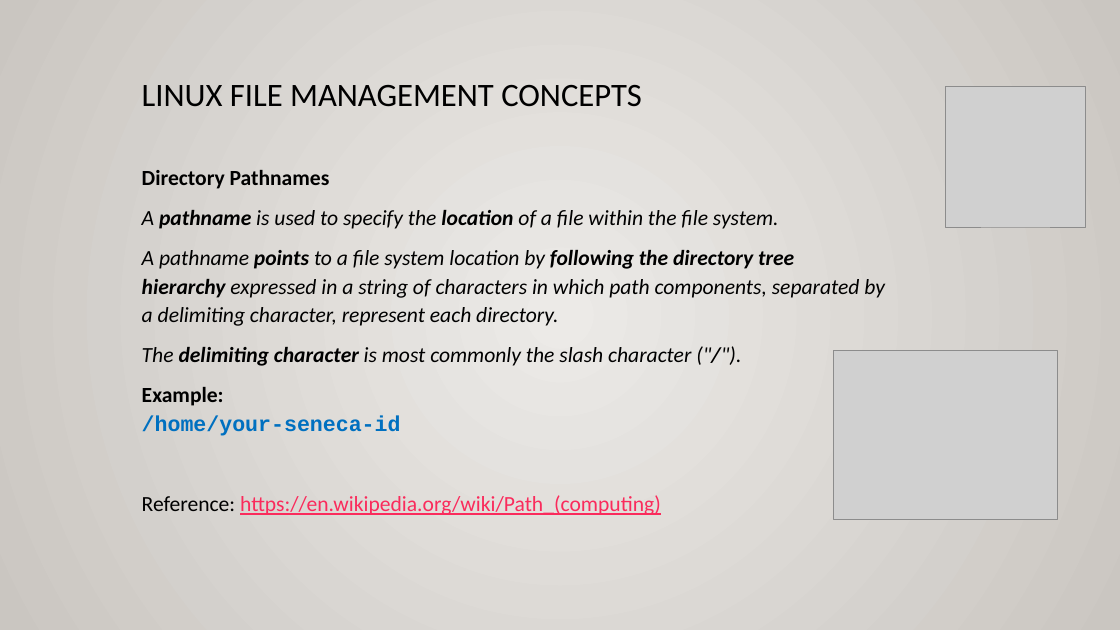
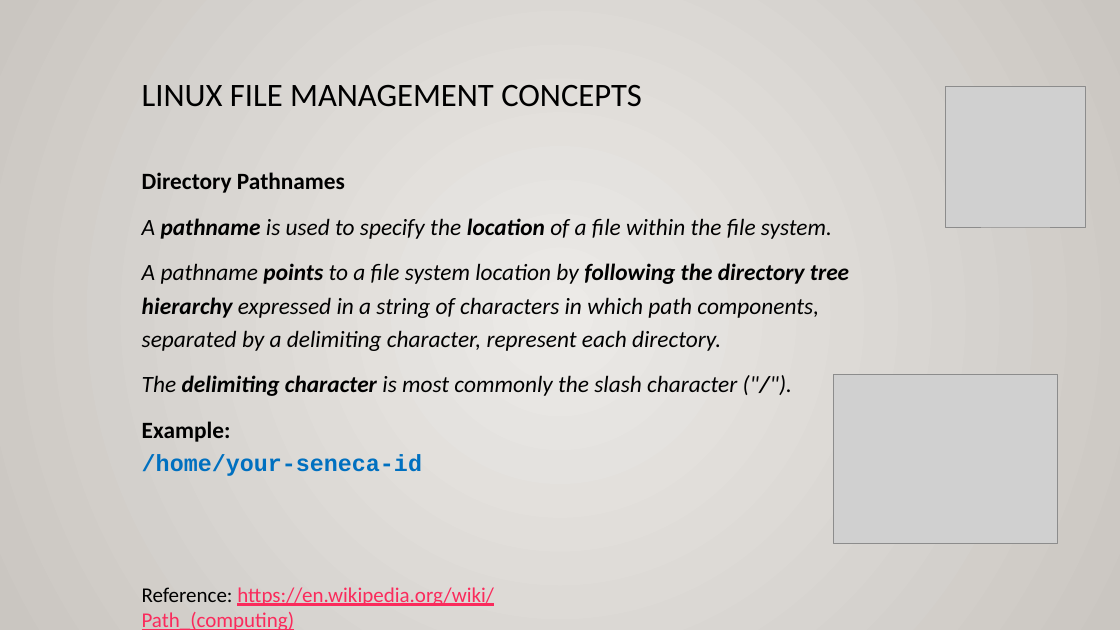
Before and after one commit to ULI101/slides, a slide deck: slide 5 of ULI101-2.1.pptx. Drawn at 1120x630 pixels with LibreOffice and Linux fonts; fonts in the diff are those of the drawing; grey boxes stand for pictures. Boxes give left, top, right and bottom in pixels: in the first picture for what was removed or moved away, otherwise in the second. Text is boxed around its words. In the diff, an @@ line names an element or a change of style, - is before the commit and + after.

Commit message:
Visual tweaks and path update to vi-tutorial.

```diff
--- a/ULI101-2.1.pptx
+++ b/ULI101-2.1.pptx
@@ text "Directory Pathnames" at (x1=142, y1=172, x2=849, y2=476): size 18.5 to 20 pt; line spacing 1.1 to 1.2 @@
@@ picture moved from (x1=833, y1=350, x2=1057, y2=520) to (x1=833, y1=374, x2=1057, y2=544) @@
@@ text at (x1=142, y1=495, x2=661, y2=515): paragraph removed @@
-Reference: https://en.wikipedia.org/wiki/Path_(computing)
@@ text added at (x1=142, y1=587, x2=494, y2=630), 18 pt, text #FA2B5C, underline @@
+Reference: https://en.wikipedia.org/wiki/Path_(computing)
```
Also in this commit, not shown: 3 other slides changed, 6 other files.
